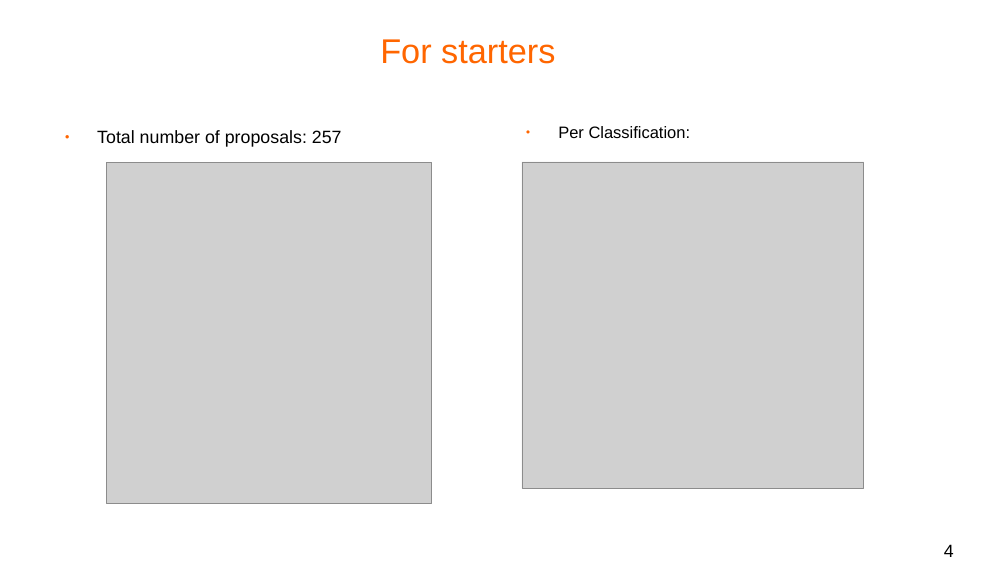
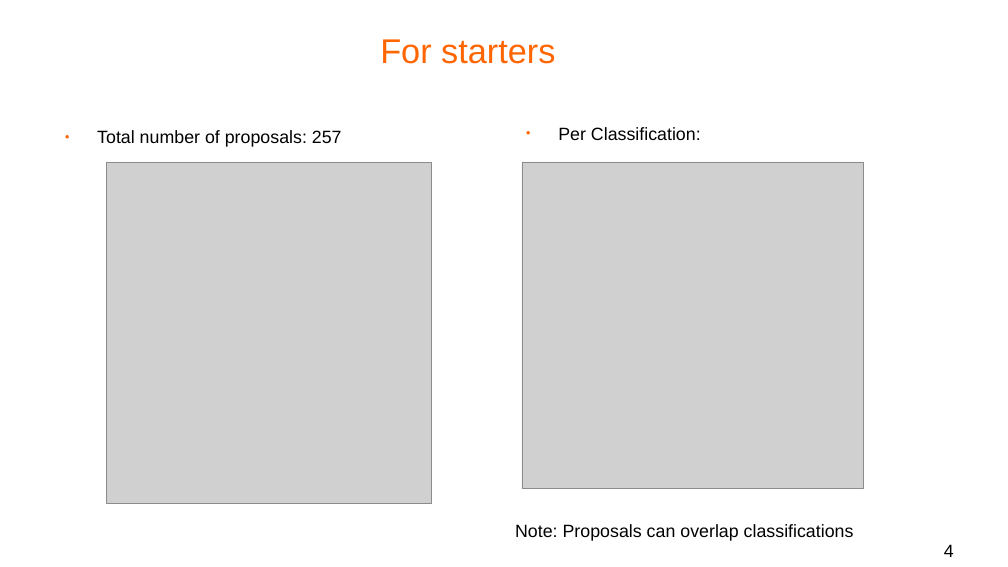
Before and after one commit to bldl/js-proposals, a slide deck: slide 4 of Data Analysis/Presentation/tc39 proposals observations.odp. Drawn at 1008x567 pixels with LibreOffice and Linux fonts; fonts in the diff are those of the drawing; grey boxes stand for pictures; background and template pictures are left out. Boxes give left, top, right and bottom in pixels: in the first picture for what was removed or moved away, otherwise in the second. Text is boxed around its words. In the diff, an @@ line names an element or a change of style, - is before the commit and + after.

```diff
--- a/Data Analysis/Presentation/tc39 proposals observations.odp
+++ b/Data Analysis/Presentation/tc39 proposals observations.odp
@@ text "Per Classification:" at [515, 127, 854, 541]: size 12.9 to 14 pt in "Per Classification:"; size 13.9 to 14 pt in "Note: Proposals can overlap classifications" @@
```
Also in this commit, not shown: 2 slides added, 1 slide removed, 3 other files.
